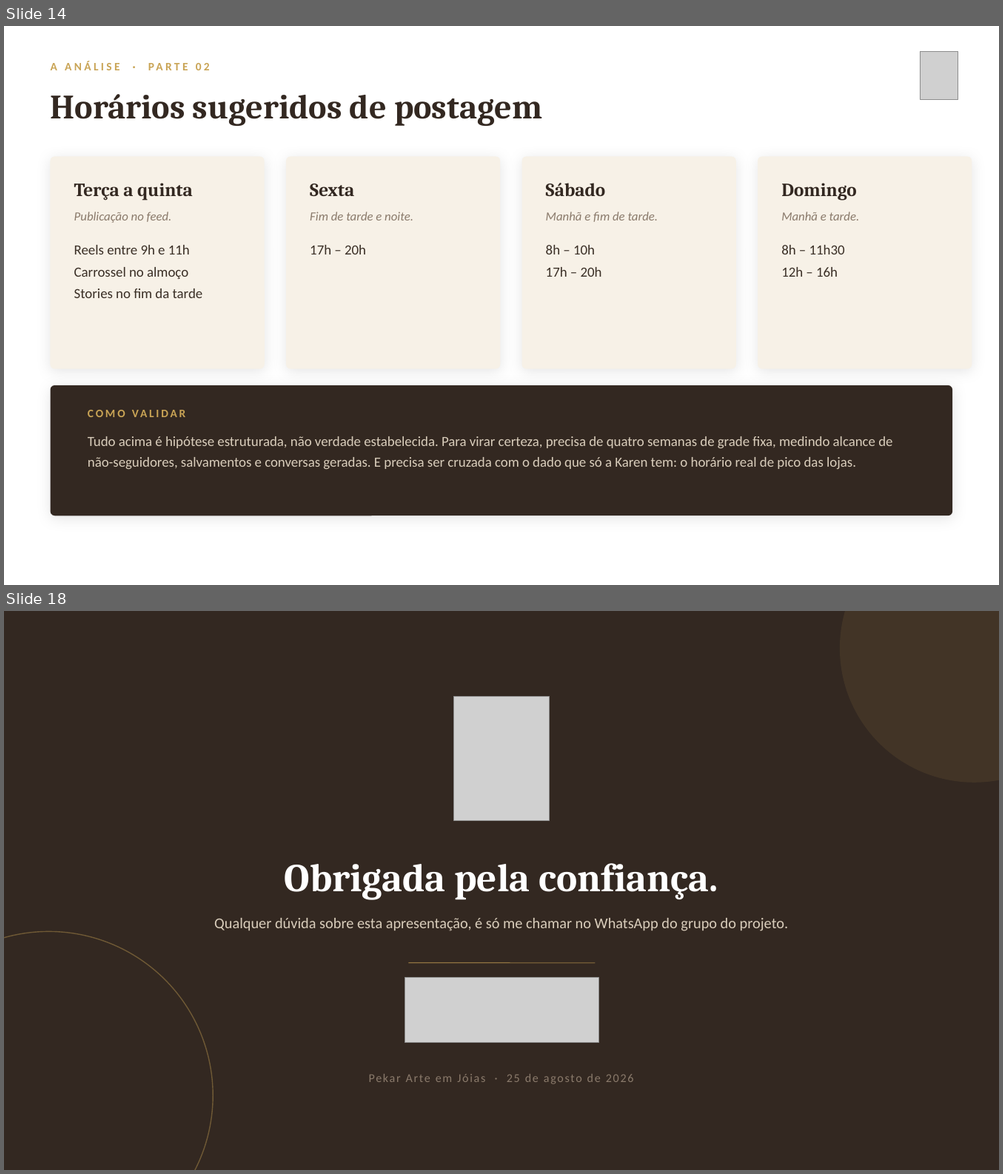
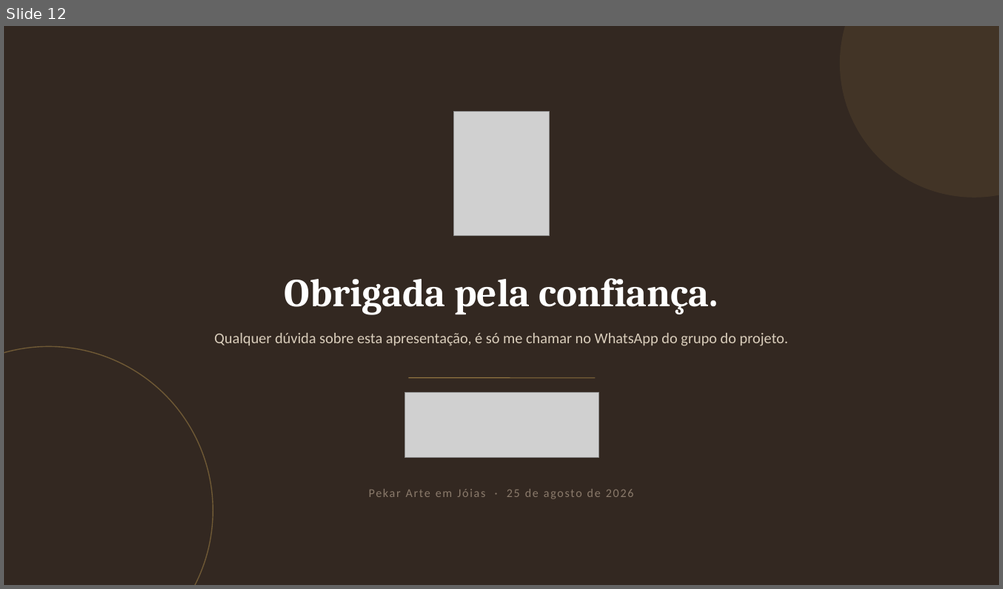
Before and after one commit to AdrianaLuiza/SkillsClaude, a slide deck: pekar-joias/Pekar-Analise-Entrega-Proposta.pptx. Shown one above the other, each under a label of ours: slides 14 and 18 before the commit, slide 12 after it; the slides between them are not shown. The pictures are 1003x1174 and 1003x589 pixels, drawn with LibreOffice and Linux fonts; fonts in the diff are those of the drawing; grey boxes stand for pictures. Boxes give left, top, right and bottom in pixels: in the first picture for what was removed or moved away, otherwise in the second. Text is boxed around its words. In the diff, an @@ line names an element or a change of style, - is before the commit and + after.

```diff
--- a/pekar-joias/Pekar-Analise-Entrega-Proposta.pptx
+++ b/pekar-joias/Pekar-Analise-Entrega-Proposta.pptx
@@ slide 14 removed at (4,26,999,585), background #FFFFFF @@
@@ text removed at (51,61,119,70) @@
-A ANÁLISE · PARTE 02
@@ picture removed at (920,51,958,100) @@
@@ text removed at (51,94,542,126) @@
-Horários sugeridos de postagem
@@ rounded rectangle removed at (51,156,264,369) @@
@@ rounded rectangle removed at (286,156,500,369) @@
@@ rounded rectangle removed at (522,156,736,369) @@
@@ rounded rectangle removed at (757,156,972,369) @@
@@ text removed at (74,183,193,201) @@
-Terça a quinta
@@ text removed at (310,184,354,196) @@
-Sexta
@@ text removed at (546,183,606,196) @@
-Sábado
@@ text removed at (781,183,856,201) @@
-Domingo
@@ text removed at (74,212,172,223) @@
-Publicação no feed.
@@ text removed at (310,212,413,221) @@
-Fim de tarde e noite.
@@ text removed at (546,212,658,222) @@
-Manhã e fim de tarde.
@@ text removed at (781,212,859,221) @@
-Manhã e tarde.
@@ text removed at (74,245,203,298) @@
-Reels entre 9h e 11h
-Carrossel no almoço
-Stories no fim da tarde
@@ text removed at (310,245,366,255) @@
-17h – 20h
@@ text removed at (546,245,602,277) @@
-8h – 10h
-17h – 20h
@@ text removed at (781,245,845,277) @@
-8h – 11h30
-12h – 16h
@@ rounded rectangle removed at (51,386,952,516) @@
@@ text removed at (88,403,915,423) @@
-COMO VALIDAR
@@ text removed at (88,437,892,469) @@
-Tudo acima é hipótese estruturada, não verdade estabelecida. Para virar certeza, precisa de quatro semanas de grade fixa, medindo alcance de não-seguidores, salvamentos e conversas geradas. E precisa ser cruzada com o dado que só a Karen tem: o horário real de pico das lojas.
@@ what was slide 18 is now slide 12 @@
```
Also in this commit, not shown: 11 slides changed, 5 other slides removed, 2 other files.
